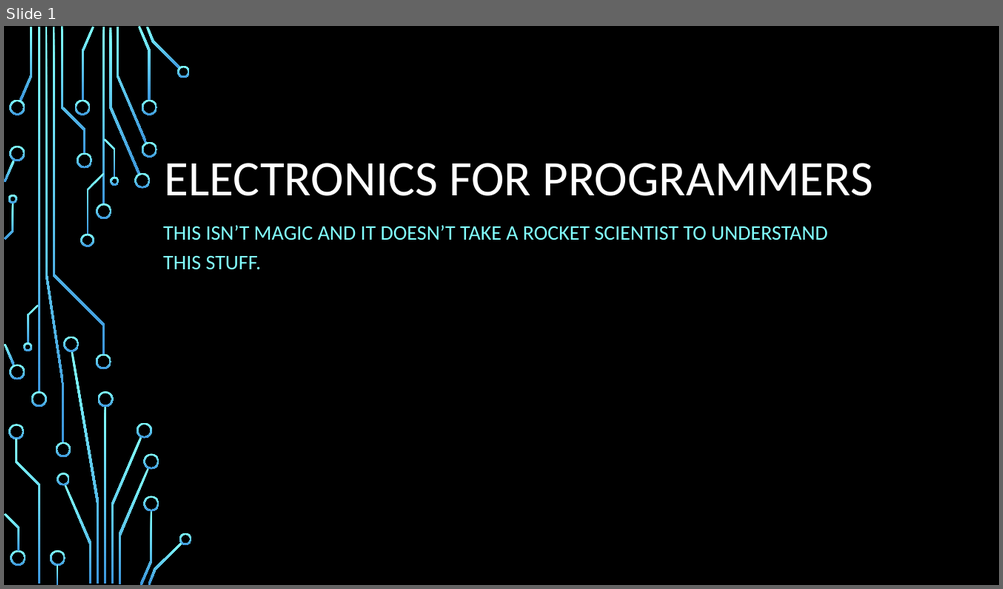
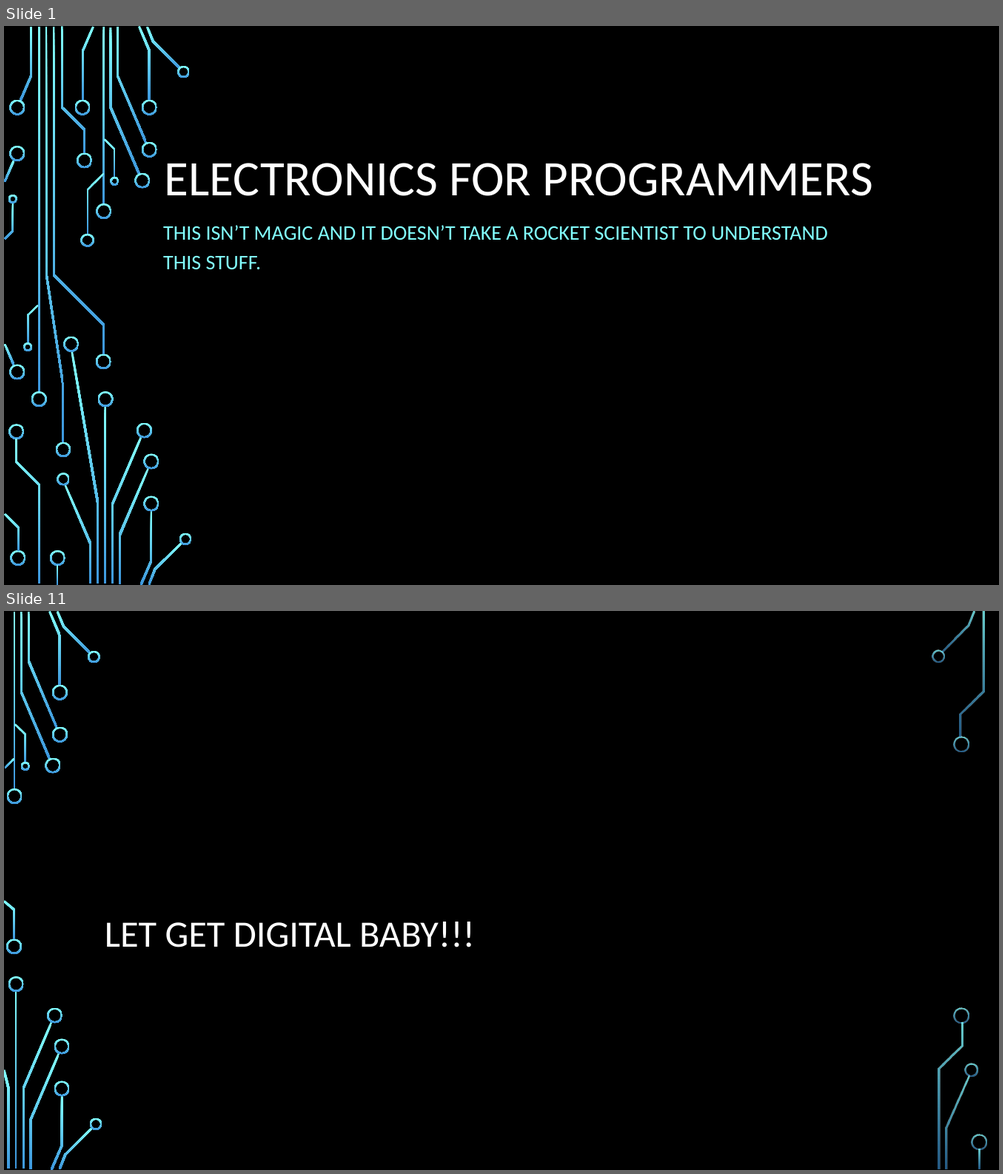
Before and after one commit to pulcher/electronics-for-programmers, a slide deck: e4p-presentation.pptx. Shown one above the other, each under a label of ours: slide 1 before the commit, slides 1 and 11 after it; the slides between them are not shown. The pictures are 1003x589 and 1003x1174 pixels, drawn with LibreOffice and Linux fonts; fonts in the diff are those of the drawing; background and template pictures are left out. Boxes give left, top, right and bottom in pixels: in the first picture for what was removed or moved away, otherwise in the second. Text is boxed around its words. In the diff, an @@ line names an element or a change of style, - is before the commit and + after.

```diff
--- a/e4p-presentation.pptx
+++ b/e4p-presentation.pptx
@@ slide 11 added at (x1=4, y1=611, x2=999, y2=1170), background picture (left out) @@
@@ title added at (x1=105, y1=922, x2=475, y2=948), 36 pt, text #FFFFFF @@
+LET GET DIGITAL BABY!!!
@@ group added at (x1=4, y1=611, x2=987, y2=1170): 33 freeform shapes, 3 rectangles @@
```
Also in this commit, not shown: 1 slide changed, 11 other slides added, 1 slide removed, 1 other file.
